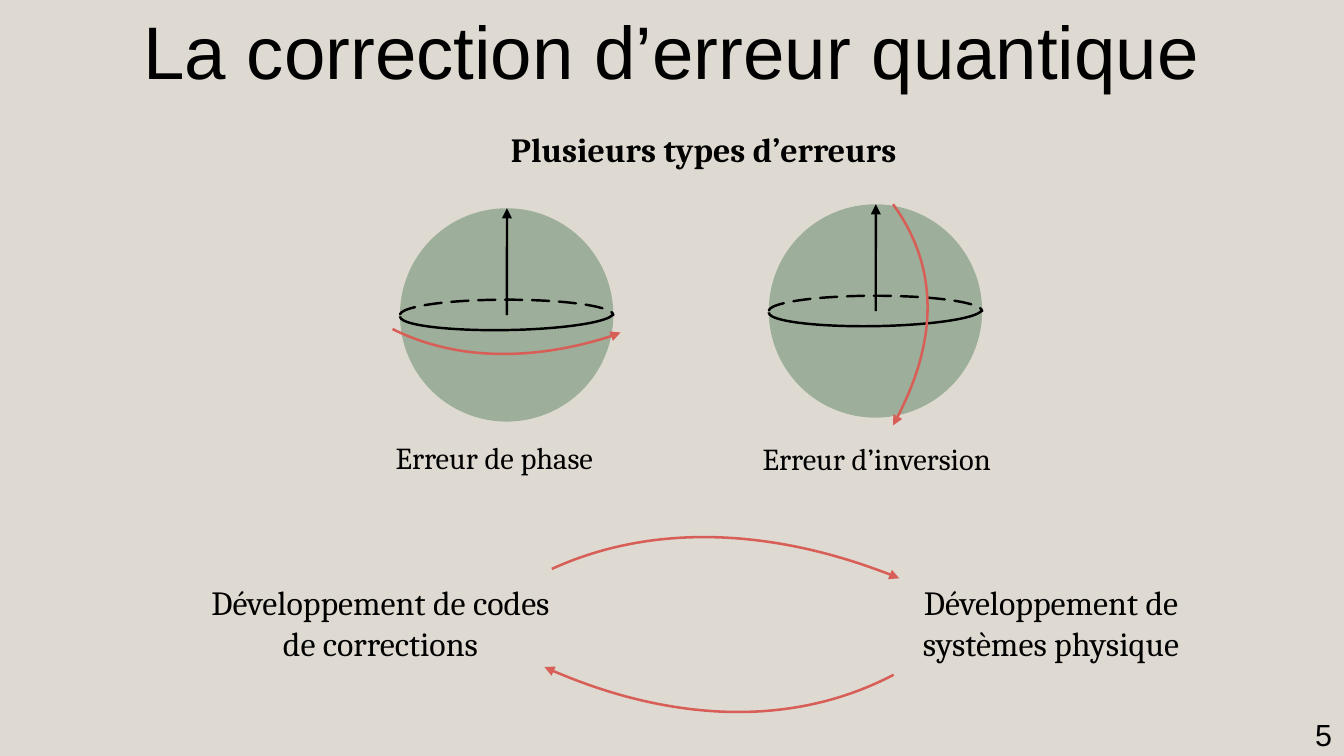
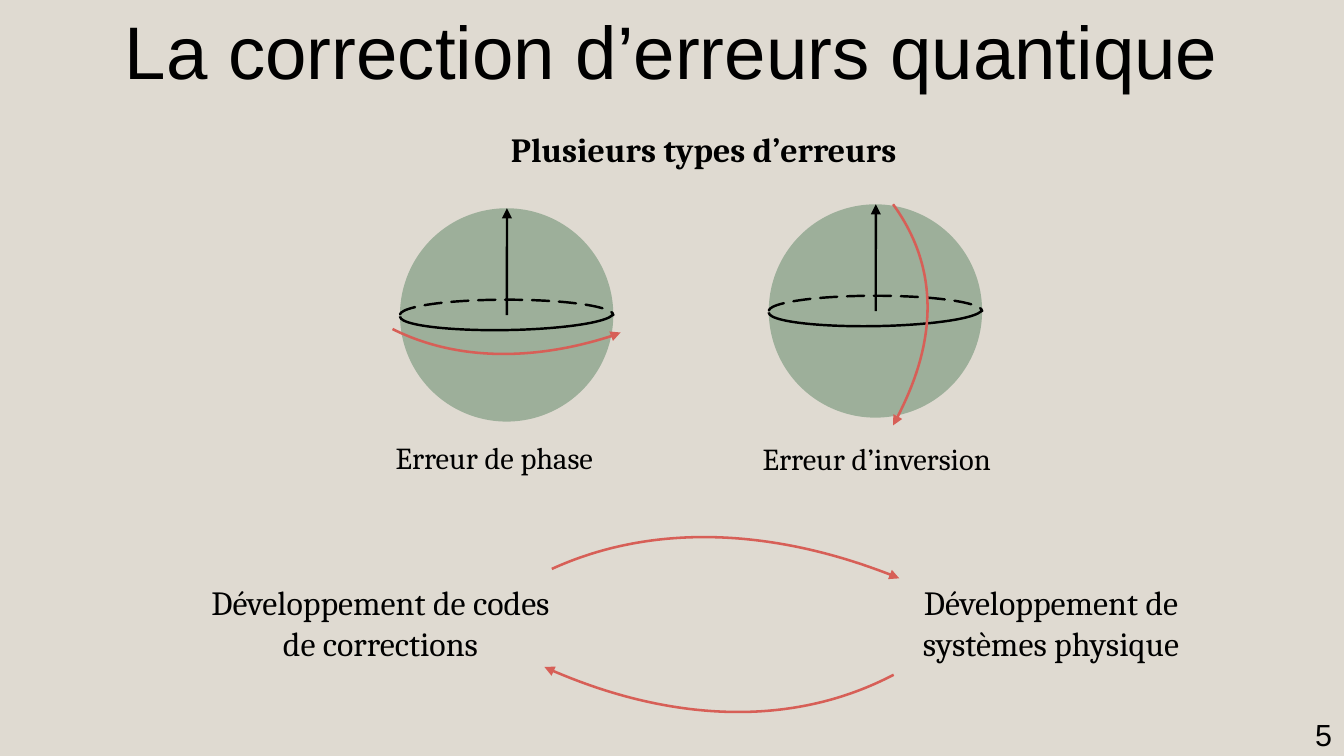
Before and after one commit to AmdaU/presentations, a slide deck: slide 5 of Seminaire/Seminaire.odp. Drawn at 1344x756 pixels with LibreOffice and Linux fonts; fonts in the diff are those of the drawing. Boxes give left, top, right and bottom in pixels: in the first picture for what was removed or moved away, otherwise in the second. Text is boxed around its words. In the diff, an @@ line names an element or a change of style, - is before the commit and + after.

```diff
--- a/Seminaire/Seminaire.odp
+++ b/Seminaire/Seminaire.odp
@@ title at box(125, 25, 1217, 93): text changed @@
-La correction d’erreur quantique
+La correction d’erreurs quantique
```
Also in this commit, not shown: 20 other slides changed, 1 slide removed, 2 other files.
